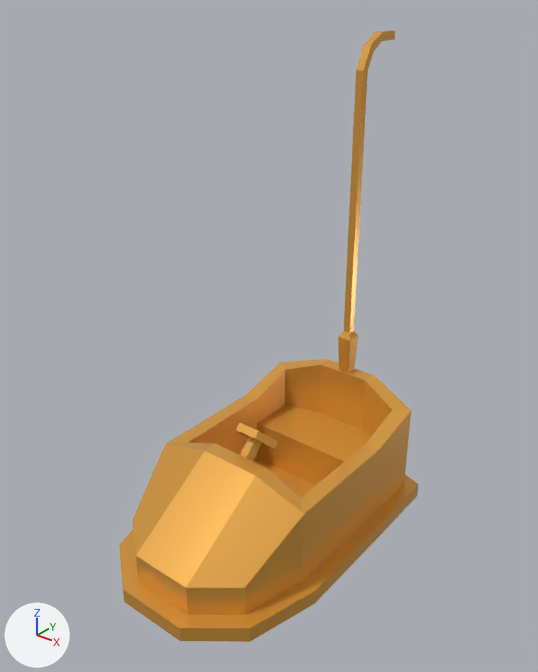
What one commit did to the glTF model public/models/bumper-car_blue.glb.
Camera for both pictures: a 50 mm lens placed at (2.47, -3.06, 3.31), pointed at (0.0, 0.02, 1.4). Arrows for +X, +Y and +Z are at lower left; the lights stay in place. Where no turn or scale is listed for an object, it has been applied to the vertices.

The first picture shows 'bumper-car_blue'.
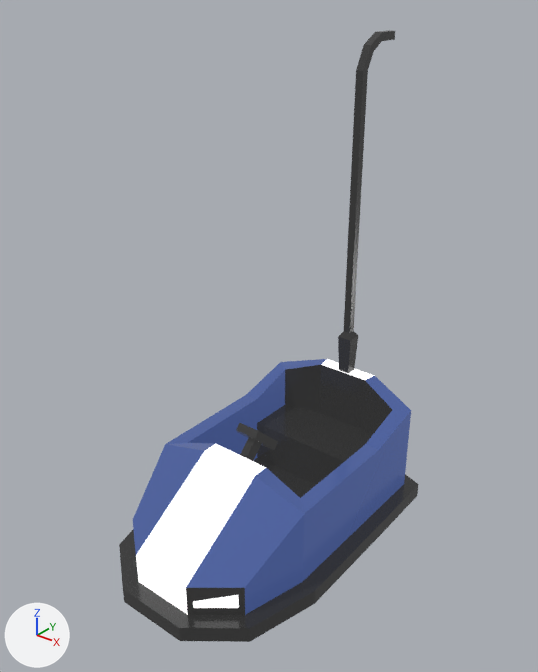
Location of each change, (x1, y1, x2, y2) in pixels of the pictures (538 x 672 px):
'bumper-car_blue', recoloured: (119, 30, 419, 642) in both

The change, as a list of edits to the scene's bpy script:
```text
Add img_base:
    img_base = load_image('base', '_unpacked/base', 1024, 1024, 'sRGB')
Add mat_lowpoly_colors_001:
    mat_lowpoly_colors_001 = bpy.data.materials.new('LOWPOLY-COLORS.001')
    # uses the picture img_base
Change me_bumper_car_blue:
    where me_bumper_car_blue.from_pydata(...)  # 136 vertices, 254 faces; spans x -0.65..0.65, y -1.05..1.21, z 0.0..3.0
    remove me_bumper_car_blue.materials.append(mat_lowpoly_colors)  # orange #e7a747
    add me_bumper_car_blue.materials.append(mat_lowpoly_colors_001)
```
